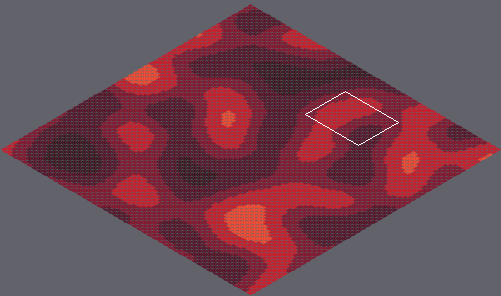
Tiled map: marswars/resources/mapAssets/tmap.tmx. Above, an overview of the earlier version with the close-up marked.
Close-up. The starting point:
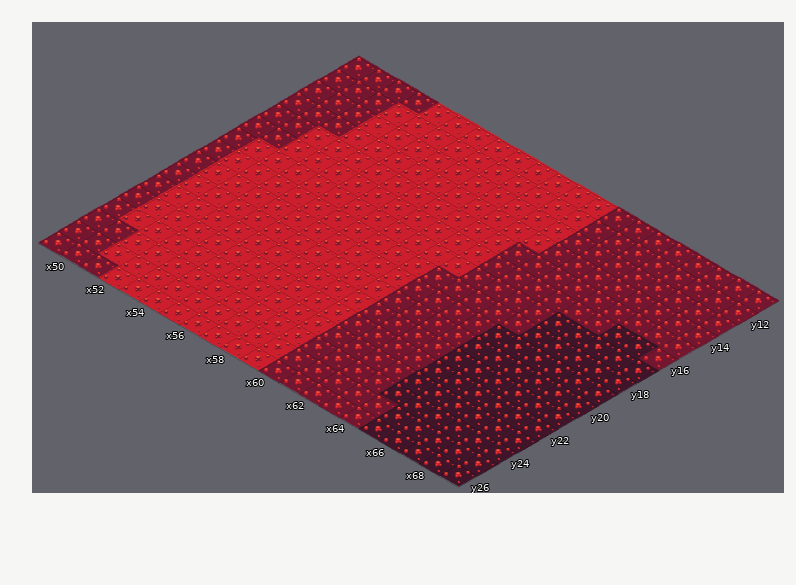
Cells are 55x32 px. Isometric: x runs down to the right, y down to the left. Shown: x 49..69, y 11..26. The commit also changed other parts of the map, which this record leaves out. The old version is drawn lined up with the new one.
The same view after the edit:
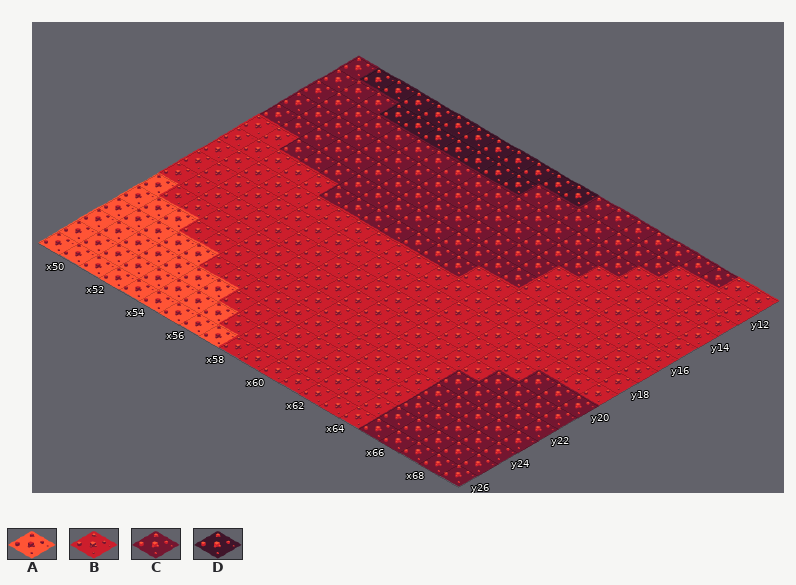
Key: from "tileset1": A 10 "mars006", B 11 "mars007", C 12 "mars008", D 13 "mars009".
_ is an empty cell.
Edits made:
{"change": "map size 250x250 -> 100x100 cells"}
{"where": "layer \"Tile Layer 1\""}
{"y":11,"x":50,"old":"CCCBBBBBBBBB","new":"DDDDDDDDDDDC"}
{"y":11,"x":68,"old":"CC","new":"BB"}
{"y":12,"x":52,"old":"BBBBBBBBBB","new":"DDDDDDDCCC"}
{"y":12,"x":66,"old":"CCCC","new":"BBBB"}
{"y":13,"x":52,"old":"BBBBBBBBBB","new":"CCCCCCCCCC"}
{"y":13,"x":65,"old":"CCCCC","new":"BBBBB"}
{"y":14,"x":52,"old":"BBBBBBBBBB","new":"CCCCCCCCCC"}
{"y":14,"x":64,"old":"CCCCCC","new":"BBBBBB"}
{"y":15,"x":51,"old":"BBBBBBBBBB","new":"CCCCCCCCCC"}
{"y":15,"x":63,"old":"CCCCCCC","new":"BBBBBBB"}
{"y":16,"x":49,"old":"CCBBBBBBBBBB","new":"BBCCCCCCCCCC"}
{"y":16,"x":63,"old":"CCCCDDC","new":"BBBBBBB"}
{"y":17,"x":49,"old":"C","new":"B"}
{"y":17,"x":54,"old":"BBBBBBBCCCCDDDDD","new":"CCCCCCCBBBBBBBBB"}
{"y":18,"x":49,"old":"C","new":"B"}
{"y":18,"x":60,"old":"CCCCCDDDDD","new":"BBBBBBBBBB"}
{"y":19,"x":49,"old":"C","new":"B"}
{"y":19,"x":60,"old":"CCCCDDDDDD","new":"BBBBBBBBBB"}
{"y":20,"x":49,"old":"C","new":"B"}
{"y":20,"x":60,"old":"CCCCDDDDDD","new":"BBBBBBBCCC"}
{"y":21,"x":49,"old":"C","new":"A"}
{"y":21,"x":60,"old":"CCCCDDDDDD","new":"BBBBBBCCCC"}
{"y":22,"x":49,"old":"CBB","new":"AAA"}
{"y":22,"x":60,"old":"CCCCDDDDDD","new":"BBBBBCCCCC"}
{"y":23,"x":49,"old":"CBBBB","new":"AAAAA"}
{"y":23,"x":60,"old":"CCCCDDDDDD","new":"BBBBBCCCCC"}
{"y":24,"x":49,"old":"CCBBBBB","new":"AAAAAAA"}
{"y":24,"x":60,"old":"CCCCDDDDDD","new":"BBBBBCCCCC"}
{"y":25,"x":49,"old":"CCBBBBBB","new":"AAAAAAAA"}
{"y":25,"x":60,"old":"CCCCCDDDDD","new":"BBBBBCCCCC"}
{"y":26,"x":49,"old":"CCCBBBBBB","new":"AAAAAAAAA"}
{"y":26,"x":60,"old":"CCCCCDDDDD","new":"BBBBBCCCCC"}
